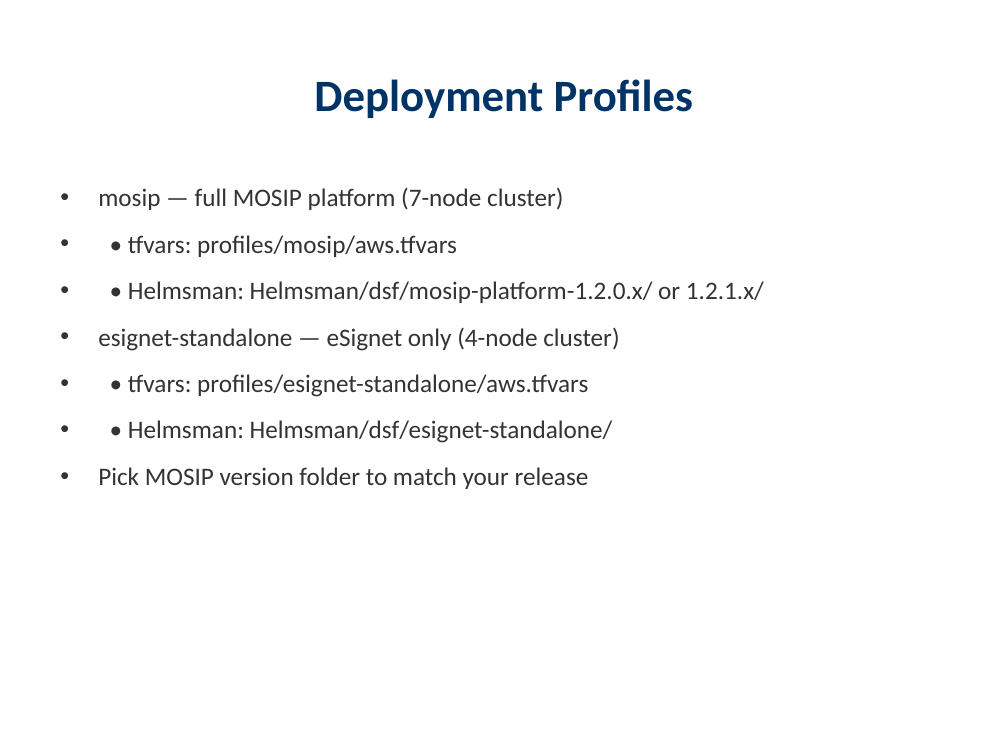
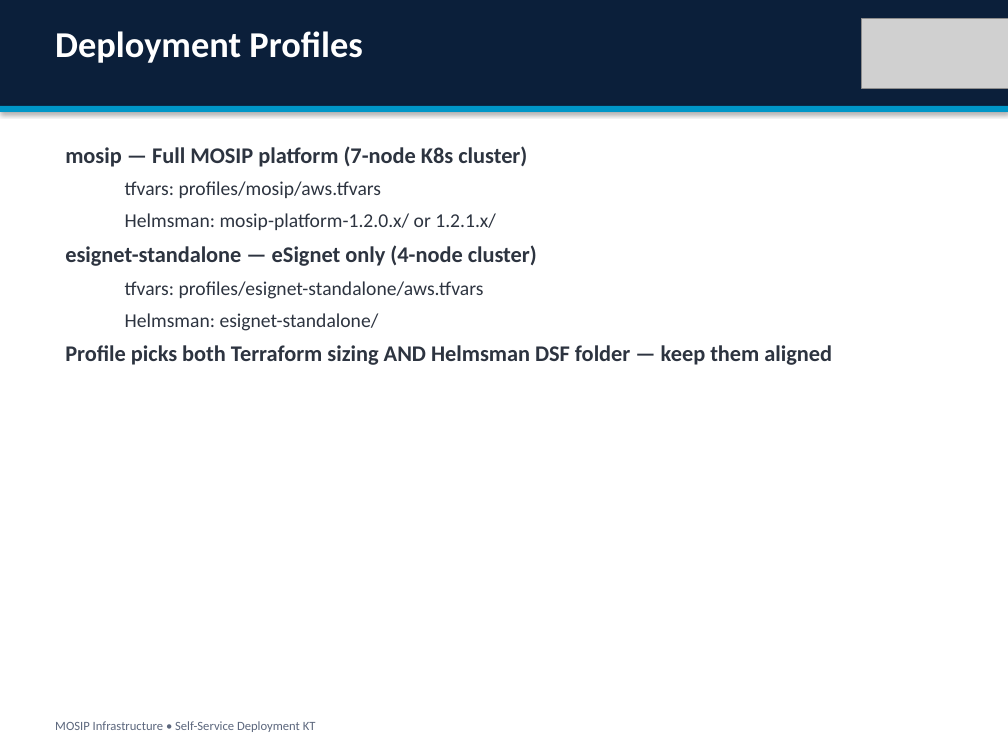
Before and after one commit to Ivanmeneges/infra, a slide deck: slide 5 of docs/presentations/MOSIP_New_Environment_Deployment_KT.pptx. Drawn at 1008x756 pixels with LibreOffice and Linux fonts; fonts in the diff are those of the drawing; grey boxes stand for pictures. Boxes give left, top, right and bottom in pixels: in the first picture for what was removed or moved away, otherwise in the second. Text is boxed around its words. In the diff, an @@ line names an element or a change of style, - is before the commit and + after.

```diff
--- a/docs/presentations/MOSIP_New_Environment_Deployment_KT.pptx
+++ b/docs/presentations/MOSIP_New_Environment_Deployment_KT.pptx
@@ rectangle added at [0,0,1008,756], fill #FFFFFF @@
@@ rectangle added at [0,0,1008,106], fill #0B1F3A @@
@@ text "Deployment Profiles": place and size @@
-text "Deployment Profiles" at [314,79,694,118]
+text "Deployment Profiles" at [55,31,362,63]
@@ text "Deployment Profiles" at [55,31,362,63]: size 32 to 26 pt, text colour #003366 to #FFFFFF; alignment centre to left @@
@@ picture added at [862,18,1008,89] @@
@@ rectangle added at [0,106,1008,112], fill #0096C7 @@
@@ text "mosip — Full MOSIP platform ...": place and size @@
-text "mosip — Full MOSIP platform ..." at [98,188,764,489]
+text "mosip — Full MOSIP platform ..." at [65,146,832,365]
@@ text at [65,146,527,230]: text changed; size 18 to 14 pt; text colour #333333 to #2D3440 @@
-• mosip — full MOSIP platform (7-node cluster)
-• • tfvars: profiles/mosip/aws.tfvars
-• • Helmsman: Helmsman/dsf/mosip-platform-1.2.0.x/ or 1.2.1.x/
+mosip — Full MOSIP platform (7-node K8s cluster)
+  tfvars: profiles/mosip/aws.tfvars
+  Helmsman: mosip-platform-1.2.0.x/ or 1.2.1.x/
@@ text at [65,245,537,266]: size 18 to 16 pt, text colour #333333 to #2D3440, bold on in "esignet-standalone — eSignet only (4-node cluster)"; bullet • to none; less space between paragraphs @@
@@ text at [65,281,832,365]: text changed; size 18 to 14 pt; text colour #333333 to #2D3440 @@
-• • tfvars: profiles/esignet-standalone/aws.tfvars
-• • Helmsman: Helmsman/dsf/esignet-standalone/
-• Pick MOSIP version folder to match your release
+  tfvars: profiles/esignet-standalone/aws.tfvars
+  Helmsman: esignet-standalone/
+Profile picks both Terraform sizing AND Helmsman DSF folder — keep them aligned
@@ text added at [55,721,316,732], 9 pt, text #5C677D @@
+MOSIP Infrastructure • Self-Service Deployment KT
```
Also in this commit, not shown: 16 other slides changed, 8 slides added, 8 slides removed, 2 other files.
